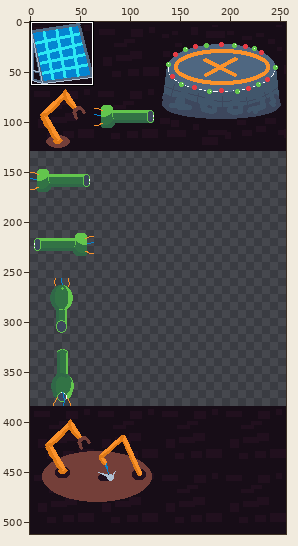
Edited in one commit: sprite sheet (sprites/builds.png). The first picture is a wide view before the edit; the outline marks the close-up.
Close-up. Before the commit:
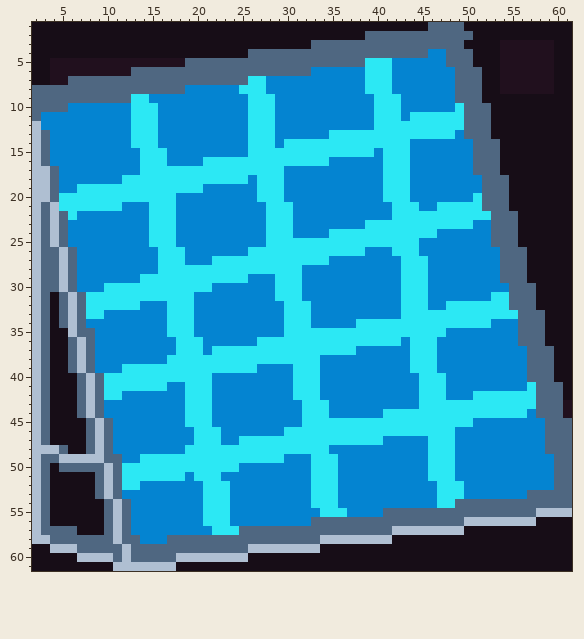
The file is 256x512 pixels. Shown: x 2..61, y 1..61.
New version:
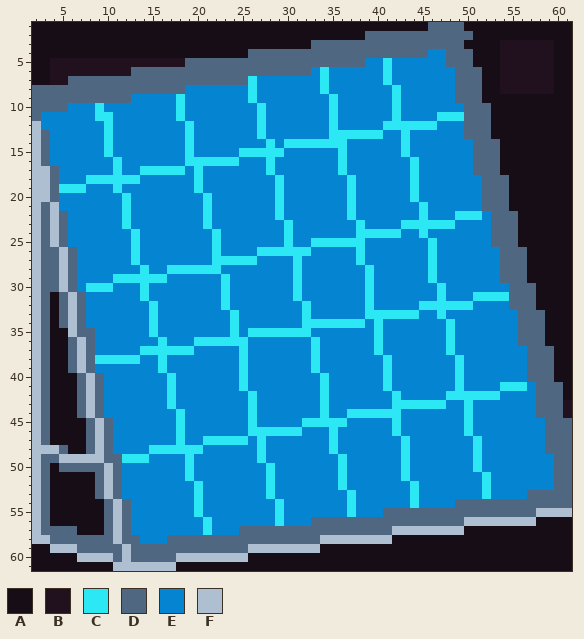
Palette (. is transparent): A #170d17  B #21101e  C #2ce8f4  D #4f6781  E #0484d1  F #afbfd2
Changes in this commit:
Changed rows in their new state; - is an unchanged pixel.
first column x 5:
 5 ----------------------------------EE-----------------
 6 -----------------------------C----EE-----------------
 7 ----------------------E------C----EE-----------------
 8 --------------------E-E------C----EEEC---------------
 9 --------EE---C--------EE------C----EE----------------
10 ----C---EEE--C-------E-E------C----EE-------E--------
11 ----CC--EEE--C-------E-E------C----EE--EEE-----------
12 -----C--EEE---C------E-E------C----E------EEE--------
13 -----C--EEE---C------E-E------------EE-EEEEE---------
14 -----C--EEE---C------EE---------EEEEEE---------------
15 -----C---EEE--C-----C----EEEEEE-EEE-EE---------------
16 ------C--EEE--CC----EEE-EEEEEE-C----EEEC-------------
17 ------C-------E-EEEEEEE-E------C----EEEC-------------
18 ---CCCC--EEEEEE-EEEEE-EE--------C---EEEC-------------
19 CC-EEE-EEEEEEEE-------EE--------C---EEEC-------------
20 EEEEEEE-EEEEE---C-----EE--------C---EEEC------E------
21 EEEEEEEC--EEE---C------E-E------C----EEEC-EEEEE------
22 -E-----C--EEE---C------E-E------C----EEE-EEE---E-----
23 -------C--EEE---C------EE--------CEEEE------EE-------
24 --------C-EEE----C-----EE-----EEE-----EE-E-----------
25 --------C-EEE----C-----EE-EE------EEEEEE-C-----------
26 --------C--EEE---C---E------EEEEE----EEE-C-----------
27 --------C--EEE--------EEEE-EEE---C----EEEC-----------
28 ---------C-E------EEEEEEEE--------C---EEEC-----------
29 ------CCC---EEEEEE-EE---EE--------C---EEEC-----------
30 ---CC-EEE-EEEEEEE-C-----EE--------C---EEE-C----------
31 ---EEEEEE-EEEEE---C-----EE--------C---EEE-C---CC-----
32 ---EEEEEE-C-EEE---C------EE-------C---EE-CC---EEEE---
33 ---EE-----C-EEE----C-----EE-------CCCC--EE-EEEEEEEE--
34 ----------C-EEE----C-----EE-CCCCC-E-EEEEEEE-EEEE-----
35 ----------C-EEE----C-CCCC---EEEEEEE-EEEEEEEC---------
36 -----------C-EE-CCCCC-EEEEEE-EEEEEE-EE-EEE-C---------
37 ---------CCCC--E-EEE-EEEEEEE-EEEE--C---EEE-C---------
38 ----CCCCC--CEEEEEEEE-EEEEEEE--------C--EEE--C--------
39 -------EEEE-EEEEEEEE-E----EE--------C--EEE--C--------
40 -----EEEEEEE-EEEE---C-----EEEC------C---EEE-C--------
41 -----EEEEEEEC-EEE---C-----EEEC------C---EEE-C----CCCE
42 -----EE-----C-EEE----C----EEEC-------C--EEECCC---EEEE
43 ------------C-EEE----C-----EE--------CCC---EE-EEEEEEE
44 -------------CEEE----C-----EE---CCCC--EEEEEEE-EEEEEE-
45 -------------CEEE----C----------EEEEE-EEEEEEE--------
46 -------------C-EEE---CCCC--EEE-EEEEEE-EEEEEE-C-------
47 -------------C-E--CC-E-EEEEEEE-EEEEE--C--EEE--C------
48 ----------CCCC--EEEEEE-EEEEEEEC-------C--EEE--C------
49 -------CC-EEEE-EEEEEEE-EE---EEEC------C--EEE--C------
50 -------EEEEEEE-EEEEE---C----EEEC------C--EEE--C------
51 -------EEEEEEECEEE-----C----EEEC------C--EEE---C-----
52 -------EE------CEEE----C----EEEC-------C--EEE--C-----
53 ---------------CEEE----C----EEE-C------C--EEE--C-----
54 ---------------CEEE-----C---EEE-C------C--EE---------
55 ---------------CEEE-----C----EEEC--------------------
56 -----------------EE-----C----------------------------
57 ----------------CEEE---------------------------------
Changed places in both close-ups, as pixel boxes (x1, y1, x2, y2):
changed: (59, 58, 536, 535)
